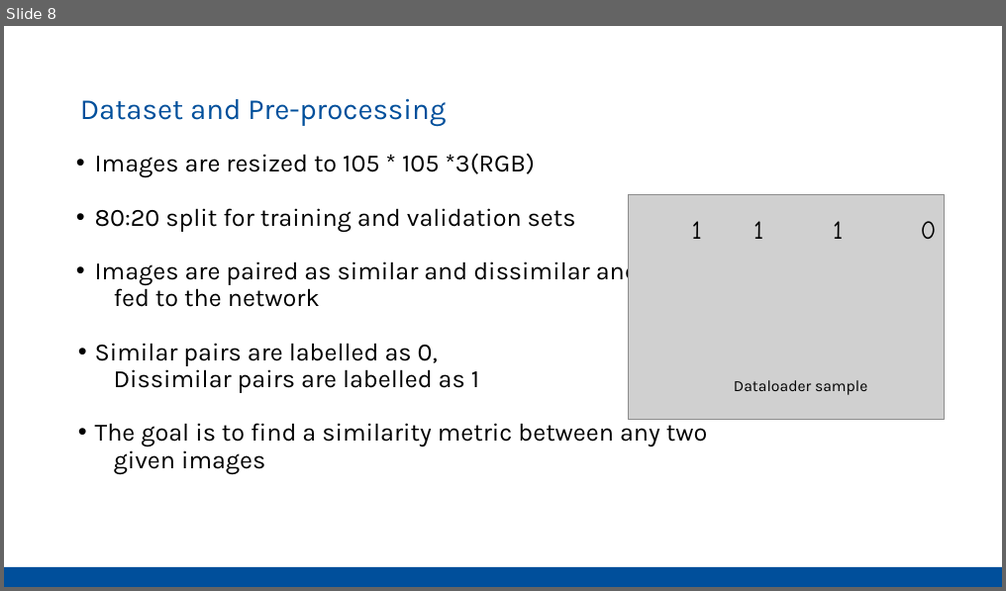
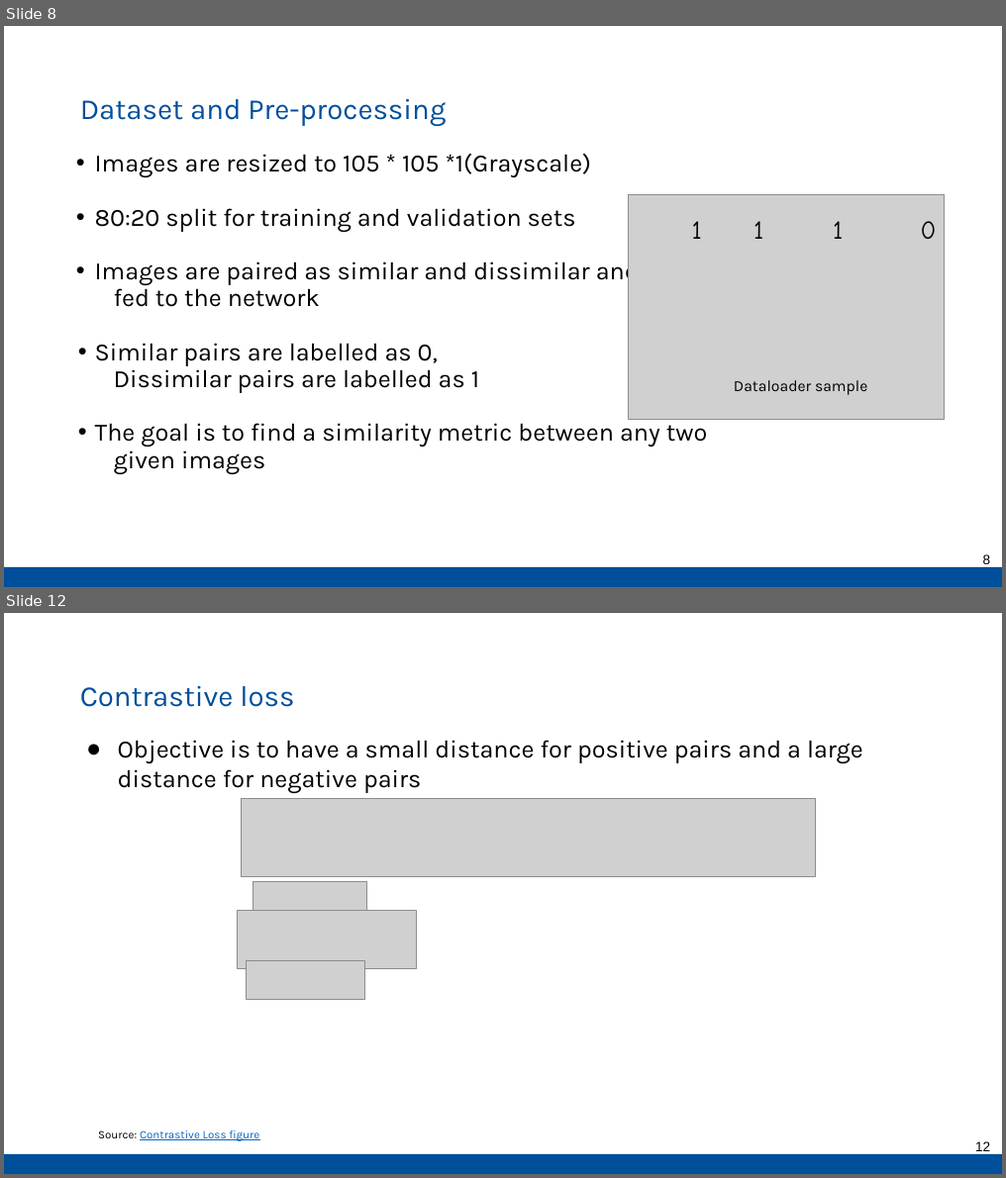
Before and after one commit to Pathi-rao/Image-Similarity-Estimation-using-Siamese-Neural-Networks, a slide deck: presentation.pptx. Shown one above the other, each under a label of ours: slide 8 before the commit, slides 8 and 12 after it; the slides between them are not shown. The pictures are 1006x591 and 1006x1178 pixels, drawn with LibreOffice and Linux fonts; fonts in the diff are those of the drawing; grey boxes stand for pictures. Boxes give left, top, right and bottom in pixels: in the first picture for what was removed or moved away, otherwise in the second. Text is boxed around its words. In the diff, an @@ line names an element or a change of style, - is before the commit and + after.

```diff
--- a/presentation.pptx
+++ b/presentation.pptx
@@ slide 12 added at (x1=4, y1=613, x2=1002, y2=1174), background #FFFFFF; not listed: 1 template element that a slide beside it also shows @@
@@ text added at (x1=80, y1=686, x2=294, y2=707), 28 pt, text #004F9B @@
+Contrastive loss
@@ text added at (x1=118, y1=740, x2=863, y2=793), 24 pt, text #000000 @@
+● Objective is to have a small distance for positive pairs and a large distance for negative pairs
@@ picture added at (x1=241, y1=799, x2=816, y2=876) @@
@@ picture added at (x1=253, y1=881, x2=366, y2=920) @@
@@ picture added at (x1=237, y1=910, x2=417, y2=968) @@
@@ picture added at (x1=247, y1=961, x2=364, y2=999) @@
@@ text added at (x1=98, y1=1131, x2=259, y2=1142), 11 pt, text #0563C1, underline @@
+Source: Contrastive Loss figure
@@ page number added at (x1=975, y1=1142, x2=990, y2=1152), 13 pt, text #000000 @@
+12
@@ slide 8 changed as well @@
@@ text at (x1=95, y1=154, x2=592, y2=178): text changed @@
-• Images are resized to 105 * 105 *3(RGB)
+• Images are resized to 105 * 105 *1(Grayscale)
@@ page number added at (x1=983, y1=555, x2=991, y2=565), 13 pt, text #000000 @@
+8
```
Also in this commit, not shown: 7 other slides changed, 9 other slides added, 3 slides removed.
